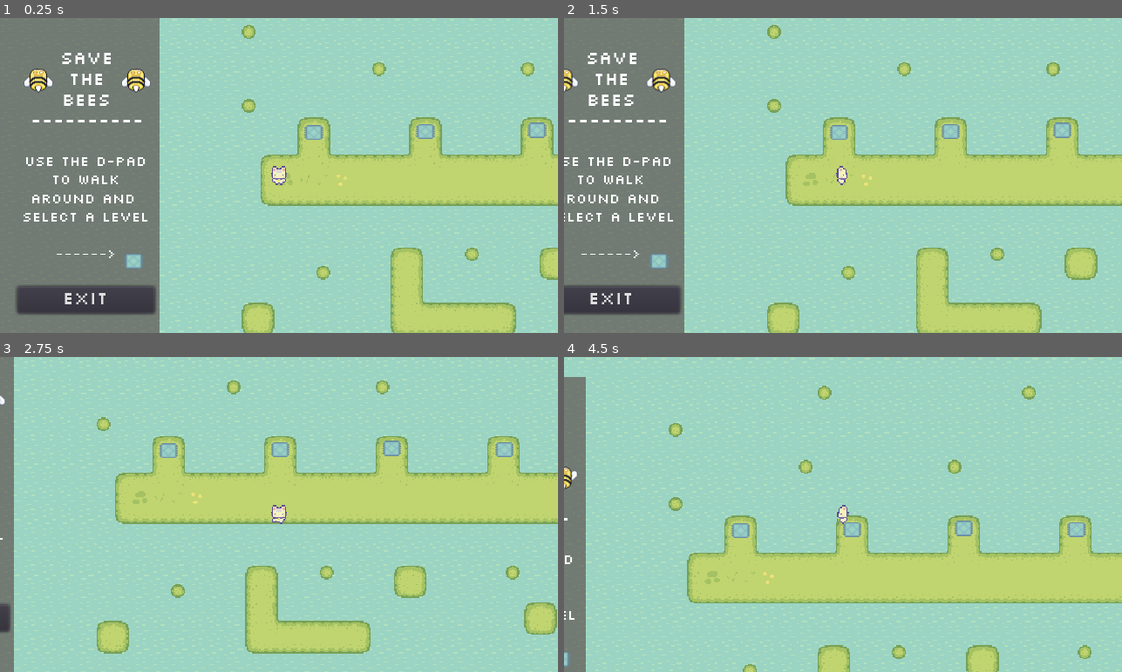
Above: before the commit, frames 1-4 (two rows, left to right).
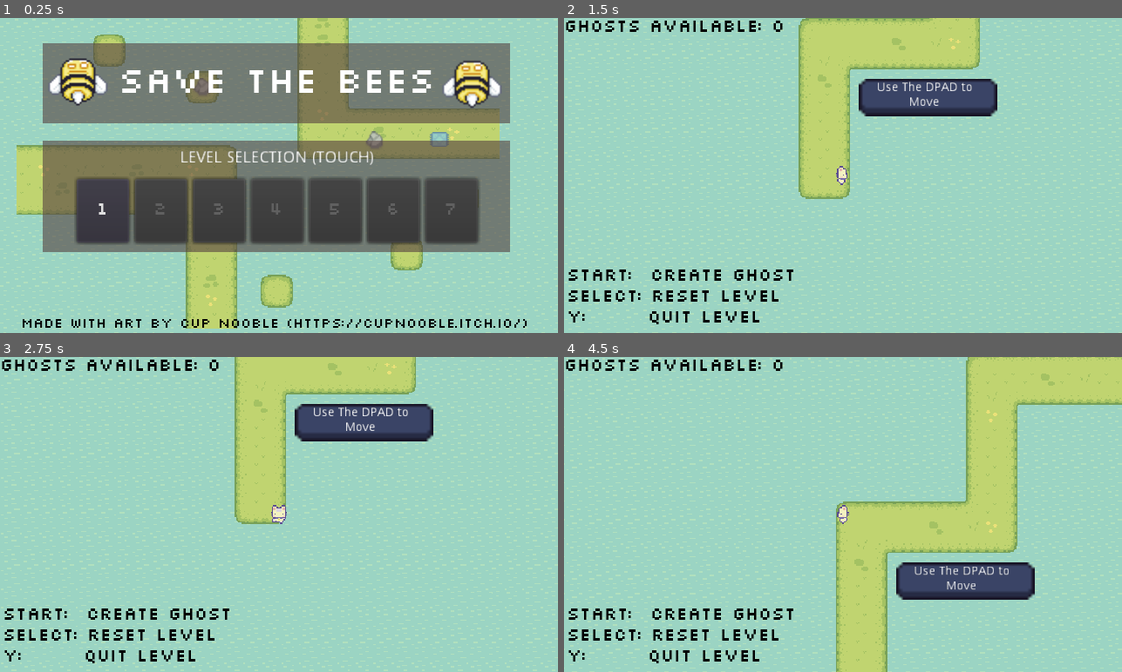
Above: after the commit, the same moments.

Repository: NathanKewley/godot_save_the_bees
Game: Godot game, scene res://scenes/Menu.tscn
The game is run twice, just before and just after one commit, with the same random seed, the same clock (stepped at 60 frames per second) and the same inputs. Before the commit the project starts from res://scenes/levelSelect.tscn.
Inputs (mouse positions are in pixels of both pictures, inside the frame that each line leads up to):
- Up to frame 1 (0.25 s): no input
- Up to frame 2 (1.5 s): click (664, 210) at 0.5 s, where only the run after the commit has a clickable "1"; hold D (move_right) from 1.28 s (still down)
- Up to frame 3 (2.75 s): release D (move_right) at 2.03 s; hold S (move_down) from 2.03 s (still down)
- Up to frame 4 (4.5 s): tap Enter at 2.75 s; release S (move_down) at 2.78 s; hold D (move_right) 2.78-3.53 s; hold W (move_up) 3.53-4.28 s; hold A (move_left) from 4.28 s (still down)

The runs differ from the first frame. In frame 1, 74% of the frame differs, in the area x 0-100%, y 0-100%; in frame 2, 48%; in frame 3, 32%; in frame 4, 33%.

Commit message:
design of new meny scene

Diff:
--- a/project.godot
+++ b/project.godot
@@ -21,7 +21,7 @@
 [application]
 
 config/name="SaveTheBees"
-run/main_scene="res://scenes/levelSelect.tscn"
+run/main_scene="res://scenes/Menu.tscn"
 config/icon="res://icon.png"
 
 [display]
--- a/scenes/HUD.tscn
+++ b/scenes/HUD.tscn
@@ -10,5 +10,17 @@
 [node name="ghost_tooltip" type="Label" parent="."]
 margin_right = 40.0
 margin_bottom = 14.0
+custom_colors/font_color = Color( 0, 0, 0, 1 )
 custom_fonts/font = SubResource( 1 )
 text = "Ghosts Available: 0"
+
+[node name="controls_tooltip" type="Label" parent="."]
+margin_left = 2.0
+margin_top = 215.0
+margin_right = 299.0
+margin_bottom = 272.0
+custom_colors/font_color = Color( 0, 0, 0, 1 )
+custom_fonts/font = SubResource( 1 )
+text = "Start:  Create Ghost
+Select: Reset level
+Y:       Quit Level"
--- a/scenes/Menu.tscn
+++ b/scenes/Menu.tscn
@@ -7,6 +7,7 @@
 [ext_resource path="res://scenes/objects/interactable/ButtonBlue.tscn" type="PackedScene" id=5]
 [ext_resource path="res://scenes/objects/interactable/Rock.tscn" type="PackedScene" id=6]
 [ext_resource path="res://scenes/objects/interactable/EndTeleport.tscn" type="PackedScene" id=7]
+[ext_resource path="res://scenes/control/GameSave.tscn" type="PackedScene" id=8]
 
 [sub_resource type="ConvexPolygonShape2D" id=5]
 points = PoolVector2Array( 0, 0, 16, 0, 16, 16, 0, 16 )
@@ -357,12 +358,21 @@
 23/z_index = 0
 
 [sub_resource type="DynamicFont" id=3]
+size = 33
 font_data = ExtResource( 2 )
 
-[sub_resource type="Theme" id=4]
-default_font = SubResource( 3 )
+[sub_resource type="DynamicFont" id=6]
+size = 13
+font_data = ExtResource( 2 )
+
+[sub_resource type="DynamicFont" id=18]
+font_data = ExtResource( 2 )
+
+[sub_resource type="Theme" id=19]
+default_font = SubResource( 18 )
 
 [node name="Menu" type="Node2D"]
+position = Vector2( 78, 12 )
 script = ExtResource( 1 )
 
 [node name="TileMap" type="TileMap" parent="."]
@@ -392,53 +402,126 @@
 texture = ExtResource( 4 )
 stretch_mode = 2
 
-[node name="levelSelect_Button" type="Button" parent="."]
-anchor_left = 0.5
-anchor_top = 0.5
-anchor_right = 0.5
-anchor_bottom = 0.5
-margin_left = 95.0
-margin_top = 145.0
-margin_right = 245.0
-margin_bottom = 175.0
-theme = SubResource( 4 )
-text = "Start"
-
 [node name="ColorRect" type="ColorRect" parent="."]
-margin_left = 107.0
-margin_top = 36.0
-margin_right = 232.0
-margin_bottom = 105.0
+margin_left = -41.0
+margin_top = 10.0
+margin_right = 361.0
+margin_bottom = 79.0
 color = Color( 0.333333, 0.25098, 0.25098, 0.6 )
 
-[node name="exit_Button" type="Button" parent="."]
-anchor_top = 1.0
-anchor_right = 1.0
-anchor_bottom = 1.0
-margin_left = 95.0
-margin_top = 183.0
-margin_right = 245.0
-margin_bottom = 213.0
-theme = SubResource( 4 )
-text = "Exit"
-
-[node name="Label" type="Label" parent="."]
-margin_left = 117.0
-margin_top = 41.0
-margin_right = 220.0
-margin_bottom = 98.0
+[node name="Label" type="Label" parent="ColorRect"]
+margin_left = 10.0
+margin_top = 5.0
+margin_right = 390.0
+margin_bottom = 62.0
 custom_fonts/font = SubResource( 3 )
-text = "Save
-The
-Bees"
+text = "Save The Bees"
 align = 1
+valign = 1
 uppercase = true
 
-[node name="EndTeleport" parent="." instance=ExtResource( 7 )]
-position = Vector2( 127, 66 )
-
-[node name="EndTeleport2" parent="." instance=ExtResource( 7 )]
-position = Vector2( 211, 66 )
-
-[connection signal="pressed" from="levelSelect_Button" to="." method="_on_levelSelect_Button_pressed"]
-[connection signal="pressed" from="exit_Button" to="." method="_on_exit_Button_pressed"]
+[node name="EndTeleport" parent="ColorRect" instance=ExtResource( 7 )]
+position = Vector2( 30, 31 )
+scale = Vector2( 1.5, 1.5 )
+
+[node name="EndTeleport2" parent="ColorRect" instance=ExtResource( 7 )]
+position = Vector2( 369, 33 )
+scale = Vector2( 1.5, 1.5 )
+
+[node name="art_credits" type="Label" parent="."]
+margin_left = -60.0
+margin_top = 246.0
+margin_right = 444.0
+margin_bottom = 303.0
+custom_colors/font_color = Color( 0, 0, 0, 1 )
+custom_fonts/font = SubResource( 6 )
+text = "Made with art by Cup Nooble (https://cupnooble.itch.io/)"
+
+[node name="GameSave" parent="." instance=ExtResource( 8 )]
+
+[node name="LevelSelect" type="ColorRect" parent="."]
+margin_left = -41.0
+margin_top = 94.0
+margin_right = 361.0
+margin_bottom = 190.0
+color = Color( 0.333333, 0.25098, 0.25098, 0.6 )
+
+[node name="level1_Button" type="Button" parent="LevelSelect"]
+margin_left = 29.0
+margin_top = 33.0
+margin_right = 74.0
+margin_bottom = 88.0
+theme = SubResource( 19 )
+disabled = true
+text = "1"
+
+[node name="level2_Button" type="Button" parent="LevelSelect"]
+margin_left = 79.0
+margin_top = 33.0
+margin_right = 124.0
+margin_bottom = 88.0
+theme = SubResource( 19 )
+disabled = true
+text = "2"
+
+[node name="level3_Button" type="Button" parent="LevelSelect"]
+margin_left = 129.0
+margin_top = 33.0
+margin_right = 174.0
+margin_bottom = 88.0
+theme = SubResource( 19 )
+disabled = true
+text = "3"
+
+[node name="level4_Button" type="Button" parent="LevelSelect"]
+margin_left = 179.0
+margin_top = 33.0
+margin_right = 224.0
+margin_bottom = 88.0
+theme = SubResource( 19 )
+disabled = true
+text = "4"
+
+[node name="level5_Button" type="Button" parent="LevelSelect"]
+margin_left = 229.0
+margin_top = 33.0
+margin_right = 274.0
+margin_bottom = 88.0
+theme = SubResource( 19 )
+disabled = true
+text = "5"
+
+[node name="level6_Button" type="Button" parent="LevelSelect"]
+margin_left = 279.0
+margin_top = 33.0
+margin_right = 324.0
+margin_bottom = 88.0
+theme = SubResource( 19 )
+disabled = true
+text = "6"
+
+[node name="level7_Button" type="Button" parent="LevelSelect"]
+margin_left = 329.0
+margin_top = 33.0
+margin_right = 374.0
+margin_bottom = 88.0
+theme = SubResource( 19 )
+disabled = true
+text = "7"
+
+[node name="LevelSelectLabel" type="Label" parent="LevelSelect"]
+margin_left = 1.0
+margin_right = 403.0
+margin_bottom = 30.0
+text = "Level Selection (Touch)"
+align = 1
+valign = 1
+uppercase = true
+
+[connection signal="pressed" from="LevelSelect/level1_Button" to="." method="_on_level1_Button_pressed"]
+[connection signal="pressed" from="LevelSelect/level2_Button" to="." method="_on_level2_Button_pressed"]
+[connection signal="pressed" from="LevelSelect/level3_Button" to="." method="_on_level3_Button_pressed"]
+[connection signal="pressed" from="LevelSelect/level4_Button" to="." method="_on_level4_Button_pressed"]
+[connection signal="pressed" from="LevelSelect/level5_Button" to="." method="_on_level5_Button_pressed"]
+[connection signal="pressed" from="LevelSelect/level6_Button" to="." method="_on_level6_Button_pressed"]
+[connection signal="pressed" from="LevelSelect/level7_Button" to="." method="_on_level7_Button_pressed"]
--- a/scenes/levelSelect.tscn
+++ b/scenes/levelSelect.tscn
@@ -2,7 +2,7 @@
 
 [ext_resource path="res://scripts/levelSelect.gd" type="Script" id=1]
 [ext_resource path="res://assets/fonts/slkscr.ttf" type="DynamicFontData" id=2]
-[ext_resource path="res://scenes/control/GameSave.tscn" type="PackedScene" id=3]
+[ext_resource path="res://scenes/GameSave.tscn" type="PackedScene" id=3]
 [ext_resource path="res://assets/gfx/Grass.png" type="Texture" id=4]
 [ext_resource path="res://assets/gfx/Water.png" type="Texture" id=5]
 [ext_resource path="res://scenes/objects/interactable/ButtonBlue.tscn" type="PackedScene" id=6]
--- a/scenes/levels/Level1.tscn
+++ b/scenes/levels/Level1.tscn
@@ -7,6 +7,7 @@
 [ext_resource path="res://scenes/control/GameSave.tscn" type="PackedScene" id=5]
 [ext_resource path="res://scenes/objects/tooltips/tooltip_movement.tscn" type="PackedScene" id=6]
 [ext_resource path="res://scenes/objects/tooltips/tooltip_win.tscn" type="PackedScene" id=7]
+[ext_resource path="res://scenes/HUD.tscn" type="PackedScene" id=8]
 
 [sub_resource type="ConvexPolygonShape2D" id=5]
 points = PoolVector2Array( 0, 0, 16, 0, 16, 16, 0, 16 )
@@ -396,4 +397,6 @@
 position = Vector2( 337, -83 )
 scale = Vector2( 0.75, 0.75 )
 
+[node name="HUD" parent="." instance=ExtResource( 8 )]
+
 [connection signal="level_complete" from="EndTeleport" to="GameSave" method="_on_EndTeleport_level_complete"]
--- a/scenes/levels/Level2.tscn
+++ b/scenes/levels/Level2.tscn
@@ -11,6 +11,7 @@
 [ext_resource path="res://scenes/objects/tooltips/tooltip_button.tscn" type="PackedScene" id=9]
 [ext_resource path="res://scenes/objects/interactable/BridgeBlue.tscn" type="PackedScene" id=10]
 [ext_resource path="res://scripts/levels/Level2.gd" type="Script" id=11]
+[ext_resource path="res://scenes/HUD.tscn" type="PackedScene" id=12]
 
 [sub_resource type="ConvexPolygonShape2D" id=2]
 points = PoolVector2Array( 0, 0, 16, 0, 16, 16, 0, 16 )
@@ -467,6 +468,8 @@
 position = Vector2( 68, -64 )
 scale = Vector2( 0.75, 0.75 )
 
+[node name="HUD" parent="." instance=ExtResource( 12 )]
+
 [connection signal="level_complete" from="EndTeleport" to="GameSave" method="_on_EndTeleport_level_complete"]
 [connection signal="pressed" from="ButtonBlue" to="." method="_on_ButtonBlue_pressed"]
 [connection signal="unpressed" from="ButtonBlue" to="." method="_on_ButtonBlue_unpressed"]
--- a/scenes/objects/tooltips/tooltip_ghost.tscn
+++ b/scenes/objects/tooltips/tooltip_ghost.tscn
@@ -18,7 +18,7 @@
 margin_right = 176.0
 margin_bottom = 68.0
 text = "Move to the button. Then
-press 'Left Shift' to reset
+press 'Start' to reset
 time and generate a ghost
 of your last moves"
 align = 1
--- a/scenes/objects/tooltips/tooltip_reset.tscn
+++ b/scenes/objects/tooltips/tooltip_reset.tscn
@@ -19,5 +19,5 @@
 margin_right = 134.0
 margin_bottom = 33.0
 text = "If you get stuck you
-can press 'R' to reset"
+press 'Select` to reset"
 align = 1
--- a/scenes/objects/tooltips/tooltip_win.tscn
+++ b/scenes/objects/tooltips/tooltip_win.tscn
@@ -66,5 +66,5 @@
 scale = Vector2( 0.75, 0.75 )
 frames = SubResource( 7 )
 animation = "idle"
-frame = 4
+frame = 2
 playing = true
--- a/scripts/Menu.gd
+++ b/scripts/Menu.gd
@@ -1,10 +1,49 @@
 extends Node2D
 
 func _ready():
-	pass
+	# Enable buttons based on the level the player is up to
+	if($GameSave.game_save["current_level_unlock"] >= 1):
+		$LevelSelect/level1_Button.disabled = false
+	if($GameSave.game_save["current_level_unlock"] >= 2):
+		$LevelSelect/level2_Button.disabled = false
+	if($GameSave.game_save["current_level_unlock"] >= 3):
+		$LevelSelect/level3_Button.disabled = false
+	if($GameSave.game_save["current_level_unlock"] >= 4):
+		$LevelSelect/level4_Button.disabled = false
+	if($GameSave.game_save["current_level_unlock"] >= 5):
+		$LevelSelect/level5_Button.disabled = false
+	if($GameSave.game_save["current_level_unlock"] >= 6):
+		$LevelSelect/level6_Button.disabled = false
+	if($GameSave.game_save["current_level_unlock"] >= 7):
+		$LevelSelect/level7_Button.disabled = false
+	if($GameSave.game_save["current_level_unlock"] >= 8):
+		$LevelSelect/end_world_button.disabled = false
 
-func _on_exit_Button_pressed():
-	get_tree().quit()
+func _on_level1_Button_pressed():
+	$GameSave.game_save["current_level"] = 1
+	$GameSave.save_data($GameSave.save_file)
+	get_tree().change_scene("res://scenes/levels/Level1.tscn")
 
-func _on_levelSelect_Button_pressed():
-	get_tree().change_scene("res://scenes/levelSelect.tscn")
+
+func _on_level2_Button_pressed():
+	pass # Replace with function body.
+
+
+func _on_level3_Button_pressed():
+	pass # Replace with function body.
+
+
+func _on_level4_Button_pressed():
+	pass # Replace with function body.
+
+
+func _on_level5_Button_pressed():
+	pass # Replace with function body.
+
+
+func _on_level6_Button_pressed():
+	pass # Replace with function body.
+
+
+func _on_level7_Button_pressed():
+	pass # Replace with function body.
Not shown: 1 places in scenes/Menu.tscn that only renumber resources
Not shown: 1 places in scenes/levels/Level1.tscn that only renumber resources
Not shown: 1 places in scenes/levels/Level2.tscn that only renumber resources
Not shown, changed: README.md
